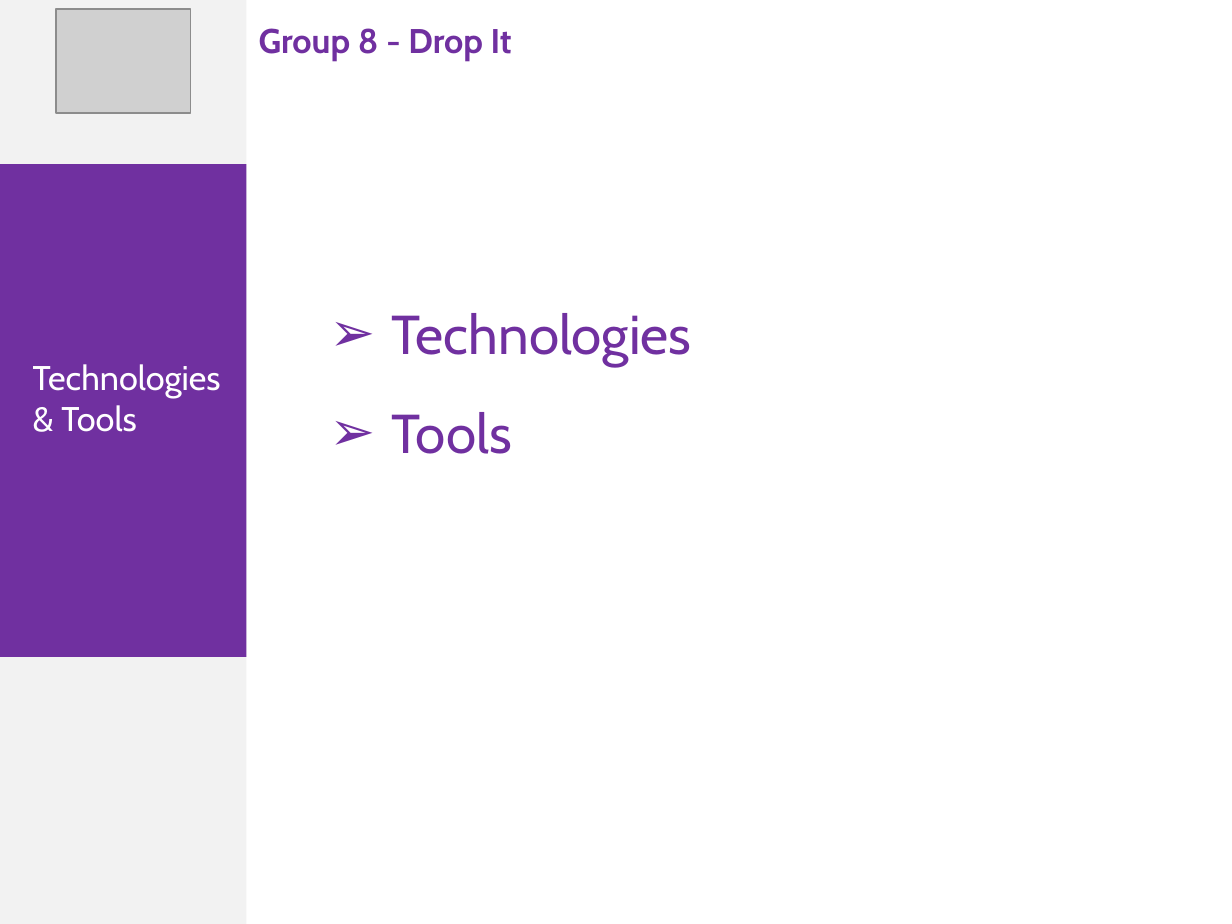
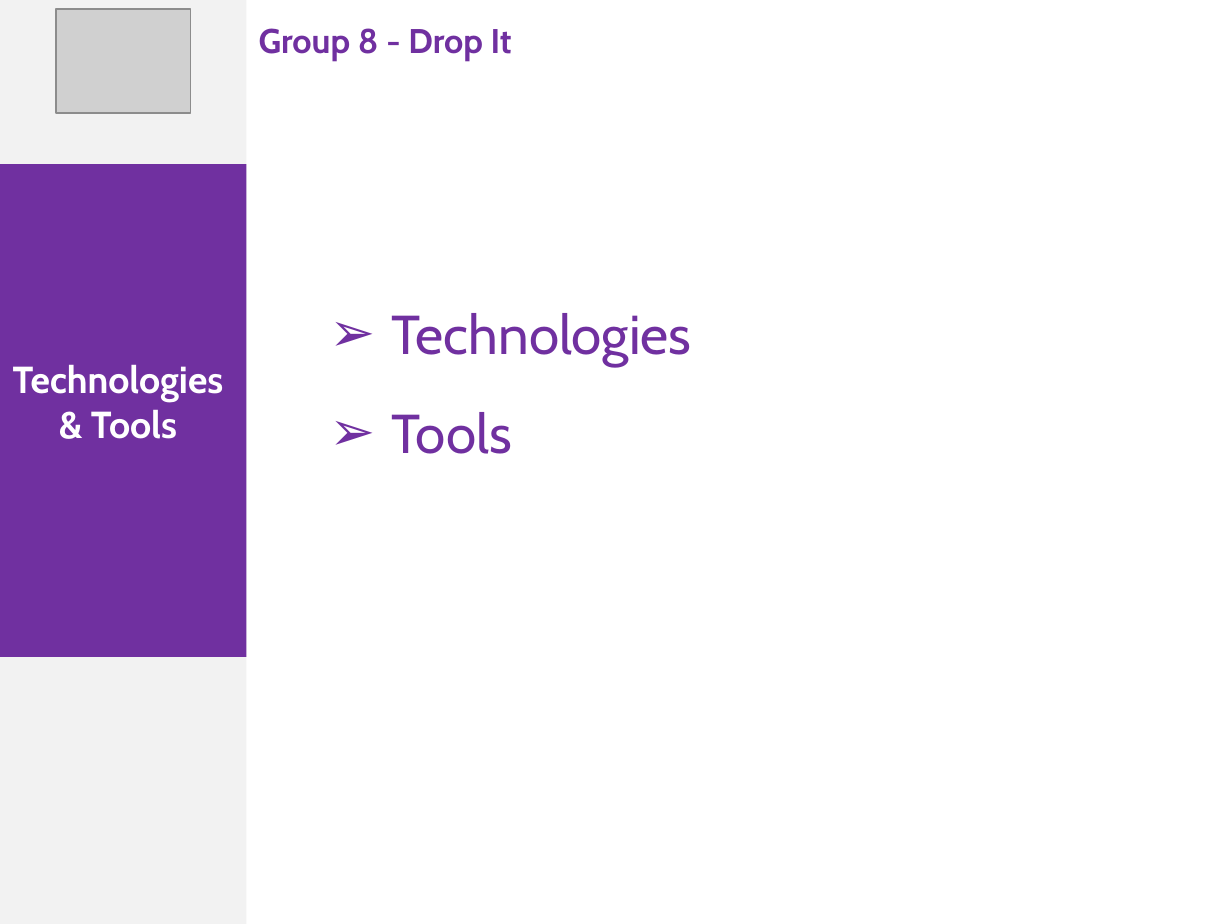
Before and after one commit to phonglk/fptu_capstone, a slide deck: slide 14 of Document/Present.pptx. Drawn at 1232x924 pixels with LibreOffice and Linux fonts; fonts in the diff are those of the drawing; grey boxes stand for pictures. Boxes give left, top, right and bottom in pixels: in the first picture for what was removed or moved away, otherwise in the second. Text is boxed around its words. In the diff, an @@ line names an element or a change of style, - is before the commit and + after.

```diff
--- a/Document/Present.pptx
+++ b/Document/Present.pptx
@@ text "Technologies & Tools": place and size @@
-text "Technologies & Tools" at [33, 364, 221, 432]
+text "Technologies & Tools" at [13, 364, 224, 439]
@@ text "Technologies & Tools" at [13, 364, 224, 439]: size 20 to 22 pt, bold on; alignment left to centre @@
```
Also in this commit, not shown: 17 other slides changed.
